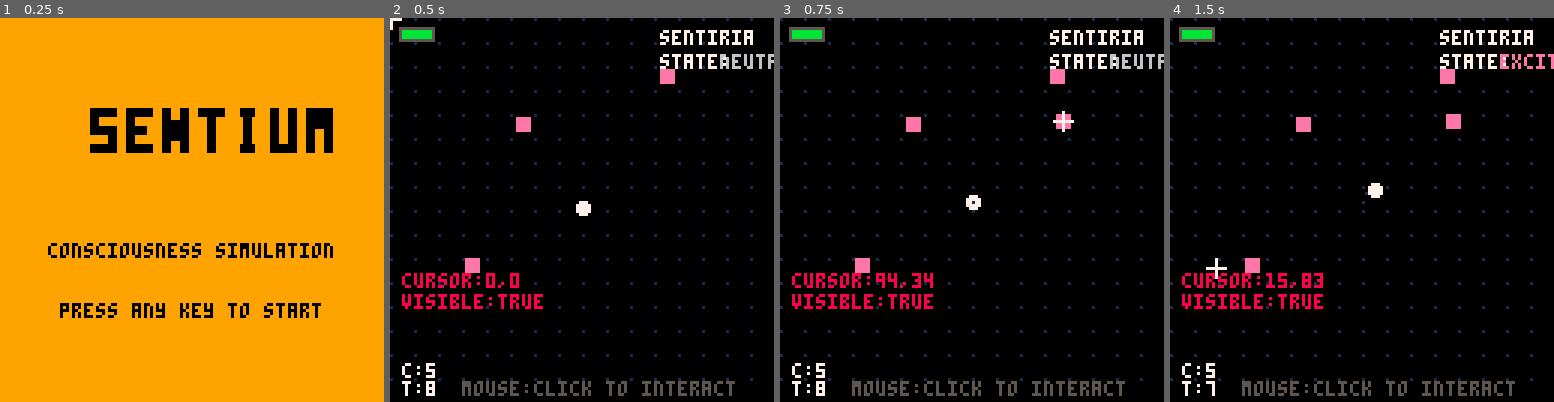
Above: before the commit, frames 1-4 (left to right).
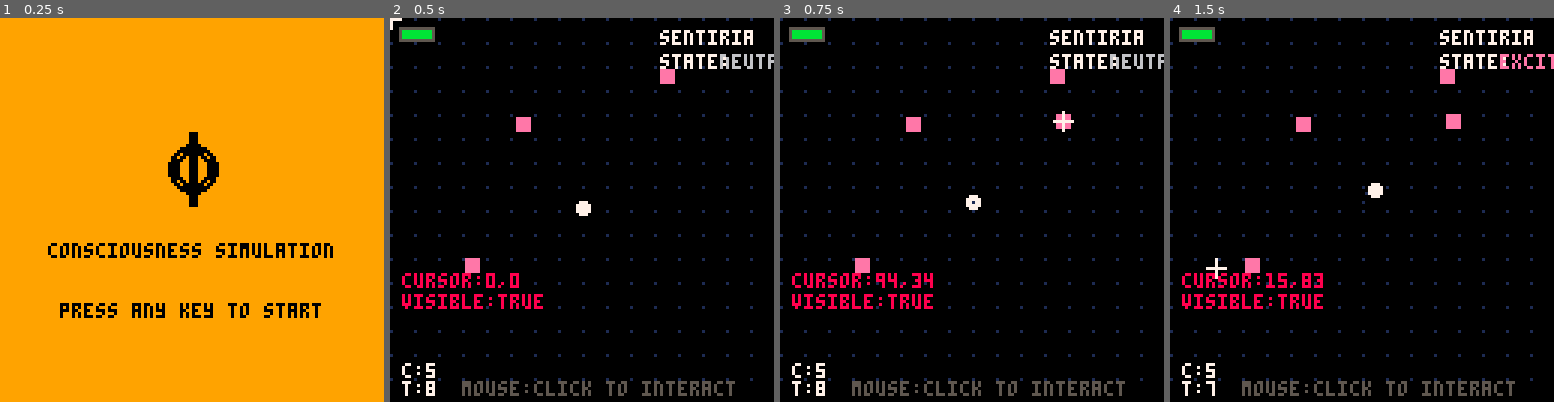
Above: after the commit, the same moments.

Repository: lopanapol/sentium-pico
Game: PICO-8 cartridge sentium_pixel.p8
Same seed, same stepped clock (60 frames per second), same inputs: the game is played once before the commit and once after it.
Inputs (mouse positions are in pixels of both pictures, inside the frame that each line leads up to):
- Up to frame 1 (0.25 s): no input
- Up to frame 2 (0.5 s): tap X (X key) at 0.33 s
- Up to frame 3 (0.75 s): click (1060, 121) at 0.67 s; tap O (Z key) at 0.7 s
- Up to frame 4 (1.5 s): tap X (X key) at 1.07 s; click (1216, 267) at 1.22 s

The runs differ from the first frame. In frame 1, 5.0% of the frame differs, in the area x 23-87%, y 23-50%; in frame 2, nothing differs; in frame 3, nothing differs; in frame 4, nothing differs.

Commit message:
Refactor splash screen to display a simple symbol instead of text; add drawing function for the symbol

Diff:
--- a/sentium_pixel.p8
+++ b/sentium_pixel.p8
@@ -646,8 +646,11 @@
   -- Orange background
   cls(9) -- Orange color
 
-  -- Draw large "SENTIUM" text (3x size)
-  draw_large_text("sentium", 30, 30, 0) -- Black color, centered position
+  -- Draw simple centered symbol instead of text
+  local symbol_x = 64 -- Center of screen
+  local symbol_y = 50 -- Vertically centered
+
+  draw_simple_symbol(symbol_x, symbol_y, 0) -- Black color, centered
 
   -- Add a subtitle
   local subtitle = "consciousness simulation"
@@ -660,6 +663,21 @@
   local inst_width = #instruction * 4
   local inst_x = (128 - inst_width) / 2
   print(instruction, inst_x, 95, 0)
+end
+
+function draw_simple_symbol(x, y, color)
+  -- Draw simple symbol: extra bold circle with thick vertical line
+
+  -- Draw an extra bold circle outline (4 circles for thickness)
+  circ(x, y, 8, color)
+  circ(x, y, 7, color)
+  circ(x, y, 6, color)
+  circ(x, y, 5, color)
+
+  -- Draw a thick vertical line through the center
+  line(x-1, y-12, x-1, y+12, color)
+  line(x, y-12, x, y+12, color)
+  line(x+1, y-12, x+1, y+12, color)
 end
 
 function draw_large_text(text, x, y, color)
